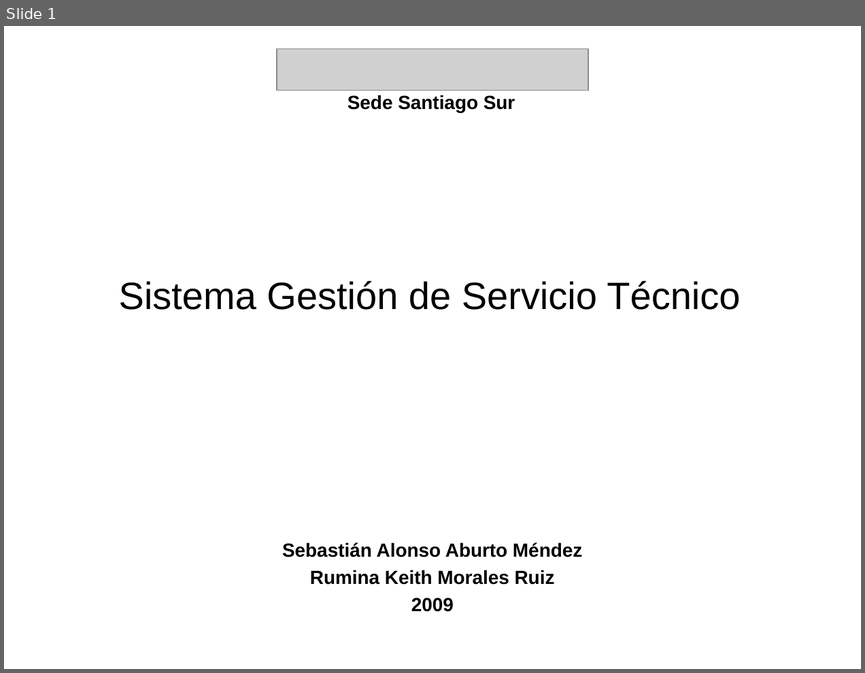
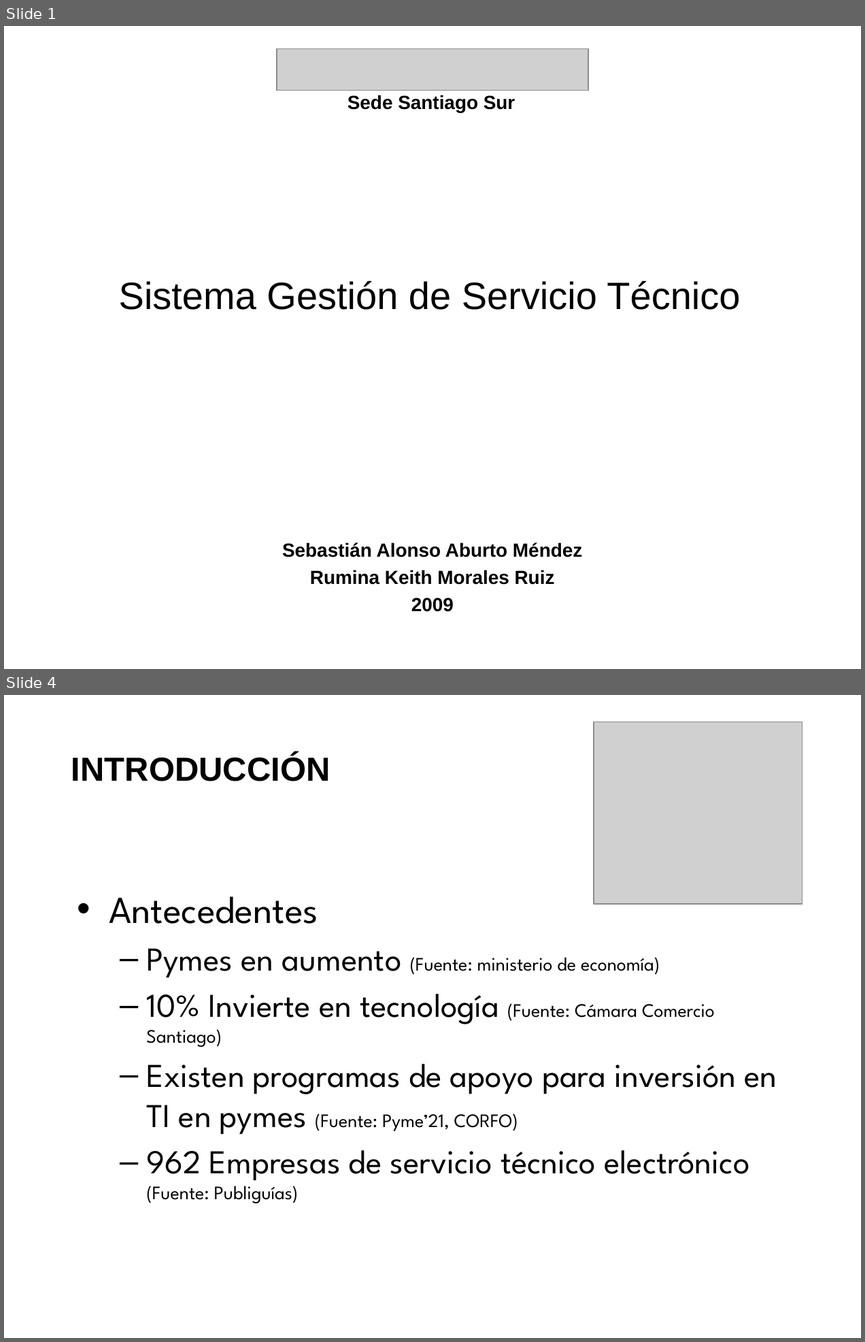
Before and after one commit to saburto/sigset, a slide deck: sigset/documentos/Documentos finales/Presentacion.pptx. Shown one above the other, each under a label of ours: slide 1 before the commit, slides 1 and 4 after it; the slides between them are not shown. The pictures are 865x673 and 865x1342 pixels, drawn with LibreOffice and Linux fonts; fonts in the diff are those of the drawing; grey boxes stand for pictures; background and template pictures are left out. Boxes give left, top, right and bottom in pixels: in the first picture for what was removed or moved away, otherwise in the second. Text is boxed around its words. In the diff, an @@ line names an element or a change of style, - is before the commit and + after.

```diff
--- a/sigset/documentos/Documentos finales/Presentacion.pptx
+++ b/sigset/documentos/Documentos finales/Presentacion.pptx
@@ slide 4 added at (4,695,861,1338), background picture (left out) @@
@@ picture added at (594,722,802,903) @@
@@ text added at (71,754,330,781), 28 pt, text #000000, bold @@
+INTRODUCCIÓN
@@ text added at (109,896,777,1203), 28 pt, text #000000 @@
+• Antecedentes
+  – Pymes en aumento (Fuente: ministerio de economía)
+  – 10% Invierte en tecnología (Fuente: Cámara Comercio Santiago)
+  – Existen programas de apoyo para inversión en TI en pymes (Fuente: Pyme’21, CORFO)
+  – 962 Empresas de servicio técnico electrónico (Fuente: Publiguías)
```
Also in this commit, not shown: 3 slides changed, 23 other slides added, 1 slide removed.
